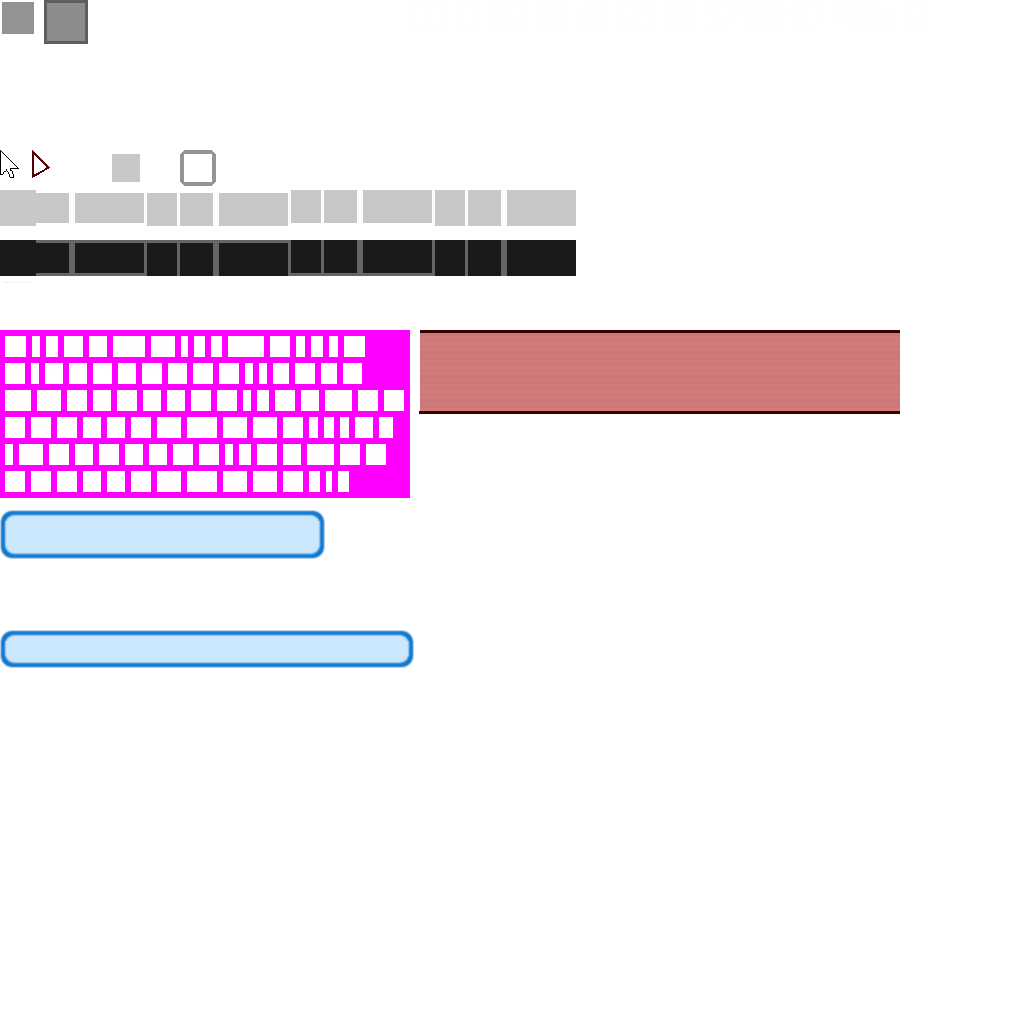
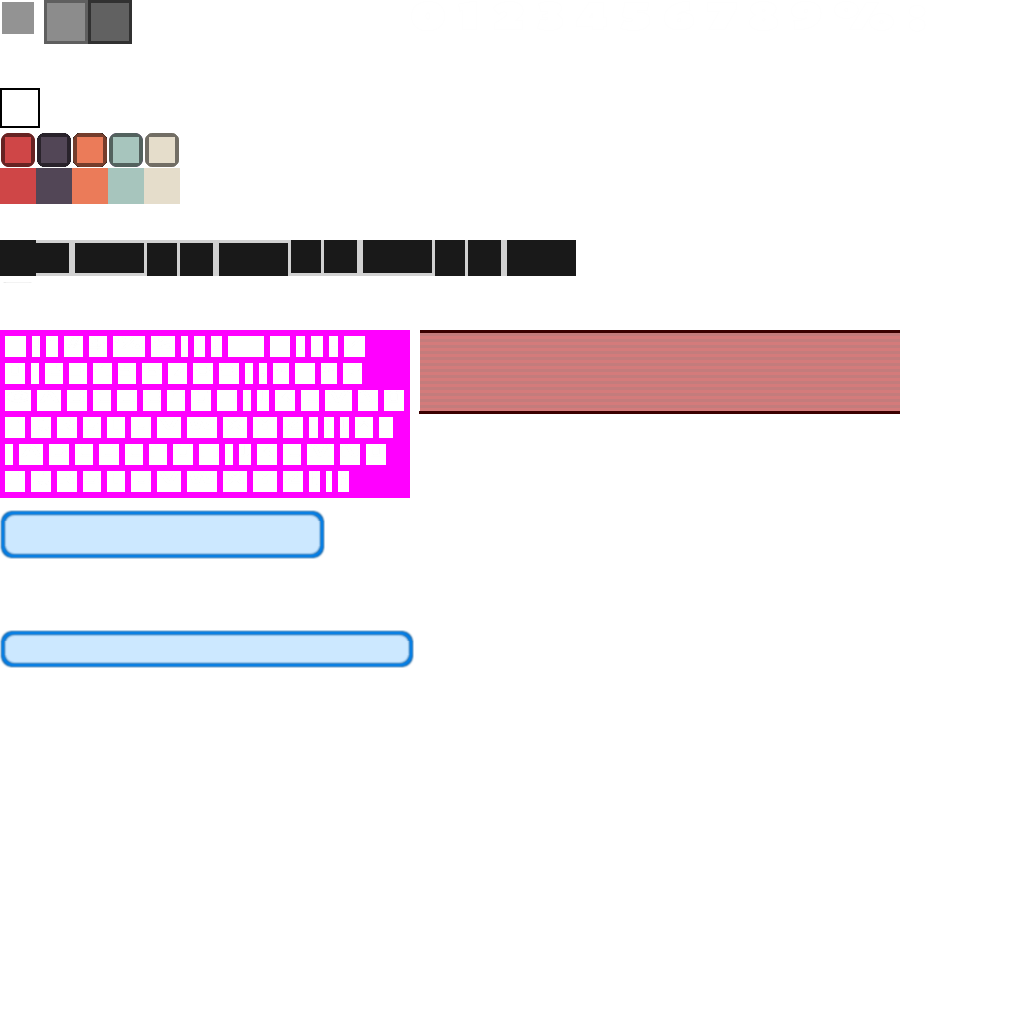
Before/after of a 1024 × 1024 layered artwork. What changed in the layer stack:
removed layer "Ebene #2" (was 10%) over left=36, top=240, right=507, bottom=276
removed layer "Ebene #1" over left=36, top=240, right=507, bottom=276
removed layer "Ebene #5" over left=411, top=190, right=576, bottom=276
removed layer "Ebene #4" (was 40%) over left=36, top=240, right=507, bottom=276
removed layer "Ebene #3" over left=36, top=240, right=507, bottom=276
removed layer "Ebene #9" over left=88, top=0, right=132, bottom=44
removed layer "Ebene #6" over left=0, top=2, right=576, bottom=276
painted on "Buttons" over left=0, top=0, right=576, bottom=276
